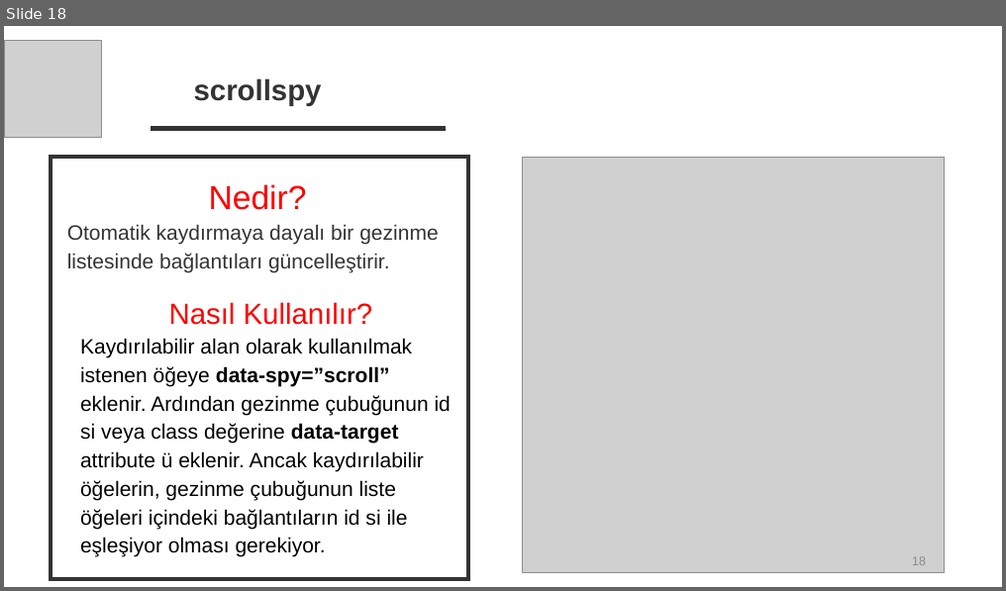
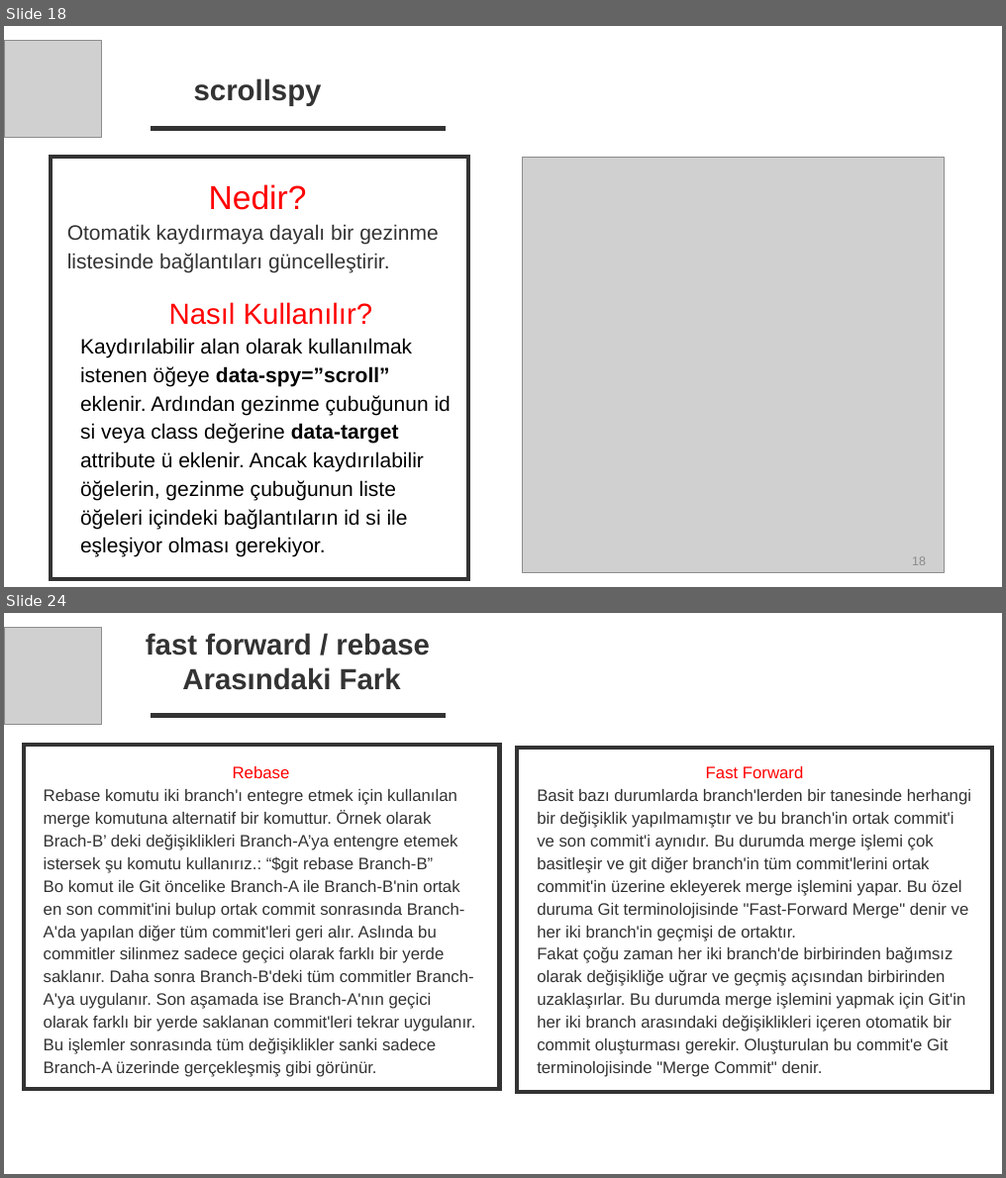
Before and after one commit to TechCareer-FrontEnd-1/tubisad-frontend-wjolnir, a slide deck: Research Homeworks/Research Homeworks.pptx. Shown one above the other, each under a label of ours: slide 18 before the commit, slides 18 and 24 after it; the slides between them are not shown. The pictures are 1006x591 and 1006x1178 pixels, drawn with LibreOffice and Linux fonts; fonts in the diff are those of the drawing; grey boxes stand for pictures. Boxes give left, top, right and bottom in pixels: in the first picture for what was removed or moved away, otherwise in the second. Text is boxed around its words. In the diff, an @@ line names an element or a change of style, - is before the commit and + after.

```diff
--- a/Research Homeworks/Research Homeworks.pptx
+++ b/Research Homeworks/Research Homeworks.pptx
@@ slide 24 added at [4,613,1002,1174], background #FFFFFF @@
@@ picture added at [4,627,101,725] @@
@@ text added at [146,633,430,690], 28 pt, text #333333, bold @@
+fast forward / rebase
+Arasındaki Fark
@@ line added from (446, 716) to (151, 716), #333333 5 pt @@
@@ rectangle added at [24,745,500,1089], outline #333333 4 pt @@
@@ rectangle added at [517,748,993,1092], outline #333333 4 pt @@
@@ text added at [44,766,476,1077], 16 pt, text #333333 @@
+Rebase
+Rebase komutu iki branch'ı entegre etmek için kullanılan merge komutuna alternatif bir komuttur. Örnek olarak Brach-B’ deki değişiklikleri Branch-A’ya entengre etemek istersek şu komutu kullanırız.: “$git rebase Branch-B”
+Bo komut ile Git öncelike Branch-A ile Branch-B'nin ortak en son commit'ini bulup ortak commit sonrasında Branch-A'da yapılan diğer tüm commit'leri geri alır. Aslında bu commitler silinmez sadece geçici olarak farklı bir yerde saklanır. Daha sonra Branch-B'deki tüm commitler Branch-A'ya uygulanır. Son aşamada ise Branch-A'nın geçici olarak farklı bir yerde saklanan commit'leri tekrar uygulanır. Bu işlemler sonrasında tüm değişiklikler sanki sadece Branch-A üzerinde gerçekleşmiş gibi görünür.
@@ text added at [537,766,971,1077], 16 pt, text #333333 @@
+Fast Forward
+Basit bazı durumlarda branch'lerden bir tanesinde herhangi bir değişiklik yapılmamıştır ve bu branch'in ortak commit'i ve son commit'i aynıdır. Bu durumda merge işlemi çok basitleşir ve git diğer branch'in tüm commit'lerini ortak commit'in üzerine ekleyerek merge işlemini yapar. Bu özel duruma Git terminolojisinde "Fast-Forward Merge" denir ve her iki branch'in geçmişi de ortaktır.
+Fakat çoğu zaman her iki branch'de birbirinden bağımsız olarak değişikliğe uğrar ve geçmiş açısından birbirinden uzaklaşırlar. Bu durumda merge işlemini yapmak için Git'in her iki branch arasındaki değişiklikleri içeren otomatik bir commit oluşturması gerekir. Oluşturulan bu commit'e Git terminolojisinde "Merge Commit" denir.
```
Also in this commit, not shown: 5 other slides added.
